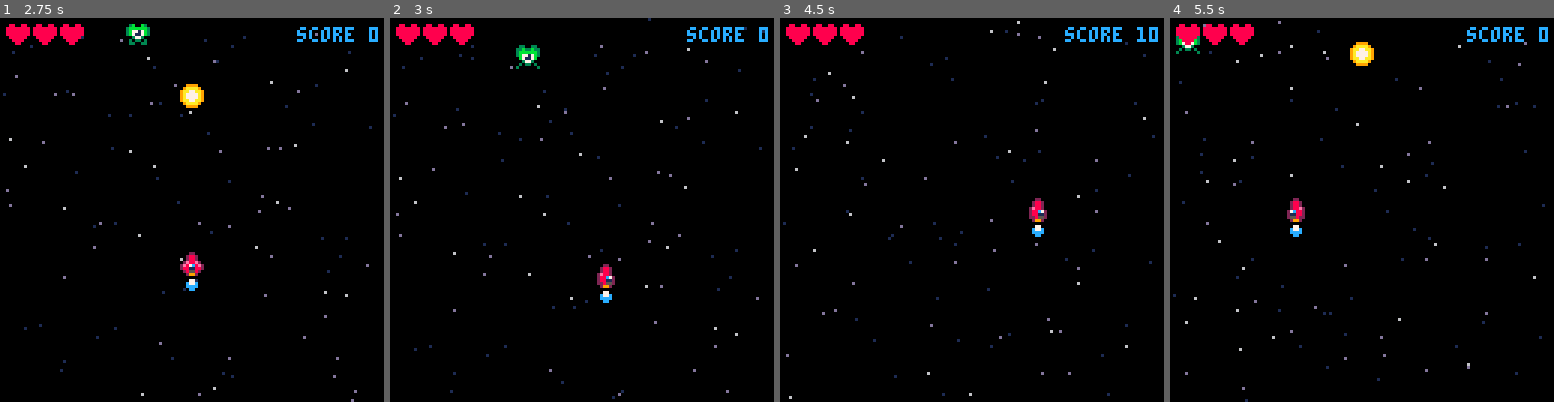
Above: before the commit, frames 1-4 (left to right).
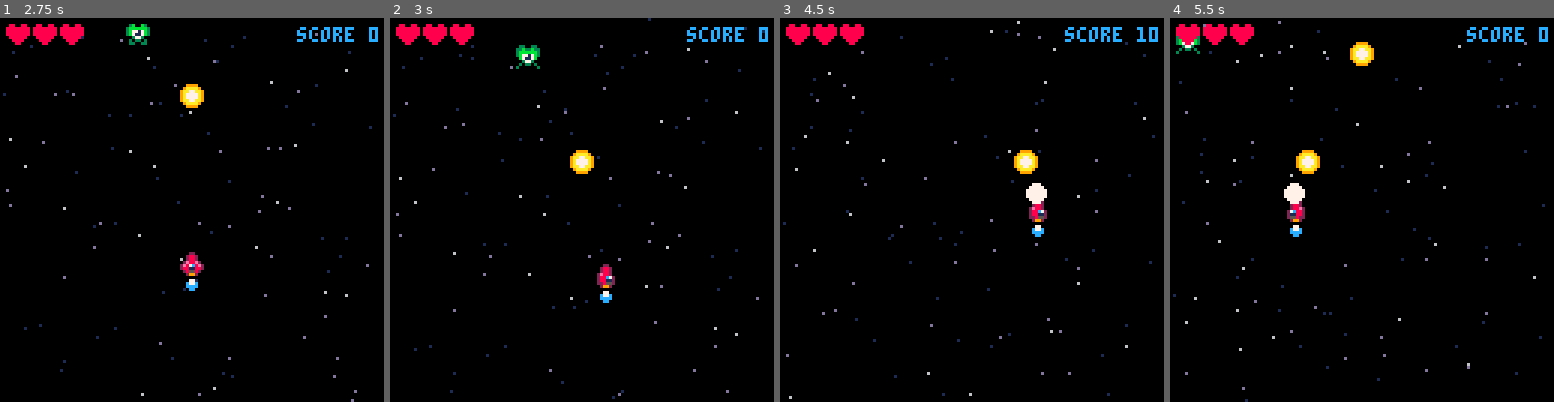
Above: after the commit, the same moments.

Repository: salty-max/shmup
Game: PICO-8 cartridge shmup.p8
The game is run twice, just before and just after one commit, with the same random seed, the same clock (stepped at 60 frames per second) and the same inputs.
Inputs:
- Up to frame 1 (2.75 s): tap O (Z key) at 0.33, 0.7, 1.43, 2.22 s; tap X (X key) at 1.07, 2.07, 2.4, 2.73 s; hold Left 1.97-2.37 s; hold Down from 2.42 s (still down)
- Up to frame 2 (3 s): release Down at 2.82 s; hold Right from 2.87 s (still down)
- Up to frame 3 (4.5 s): tap X (X key) every 0.33 s from 3.07 to 4.4 s; tap O (Z key) at 3.1, 3.98 s; release Right at 3.53 s; hold Up 3.58-4.08 s; hold Right from 4.13 s (still down)
- Up to frame 4 (5.5 s): release Right at 4.53 s; hold Down 4.58-5.08 s; tap X (X key) at 4.73, 5.07, 5.4 s; tap O (Z key) at 4.87 s; hold Left from 5.13 s (still down)

Frame 1 is identical in both runs. In frame 2, 0.3% of the frame differs, in the area x 46-54%, y 34-41%; in frame 3, 0.5%, in the area x 60-70%, y 34-49%; in frame 4, 0.5%.

Commit message:
fire rate fix

Diff:
--- a/shmup.p8
+++ b/shmup.p8
@@ -214,9 +214,12 @@
 			sfx(0)
 			muzzle = 6
 			shoot_cd = fire_rate
-		else
-			shoot_cd -= 1
-		end
+		end
+	end
+
+	shoot_cd -= 1
+	if shoot_cd < 0 then
+		shoot_cd = 0
 	end
 
 	for bullet in all(bullets) do
@@ -240,6 +243,7 @@
 		end
 	end
 
+	-- collision enemies x bullets
 	for enemy in all(enemies) do
 		for bullet in all(bullets) do
 			if collide(bullet ,enemy) then
@@ -252,6 +256,7 @@
 		end
 	end
 
+	-- collision player x enemies
 	if invul <= 0 then
 		for enemy in all(enemies) do
 			if collide(enemy, player) then
@@ -274,7 +279,7 @@
 		mode = "gameover"
 	end
 
-	-- animate engine
+	-- engine animation
 	flamespr += 1
 
 	if flamespr > 9 then
